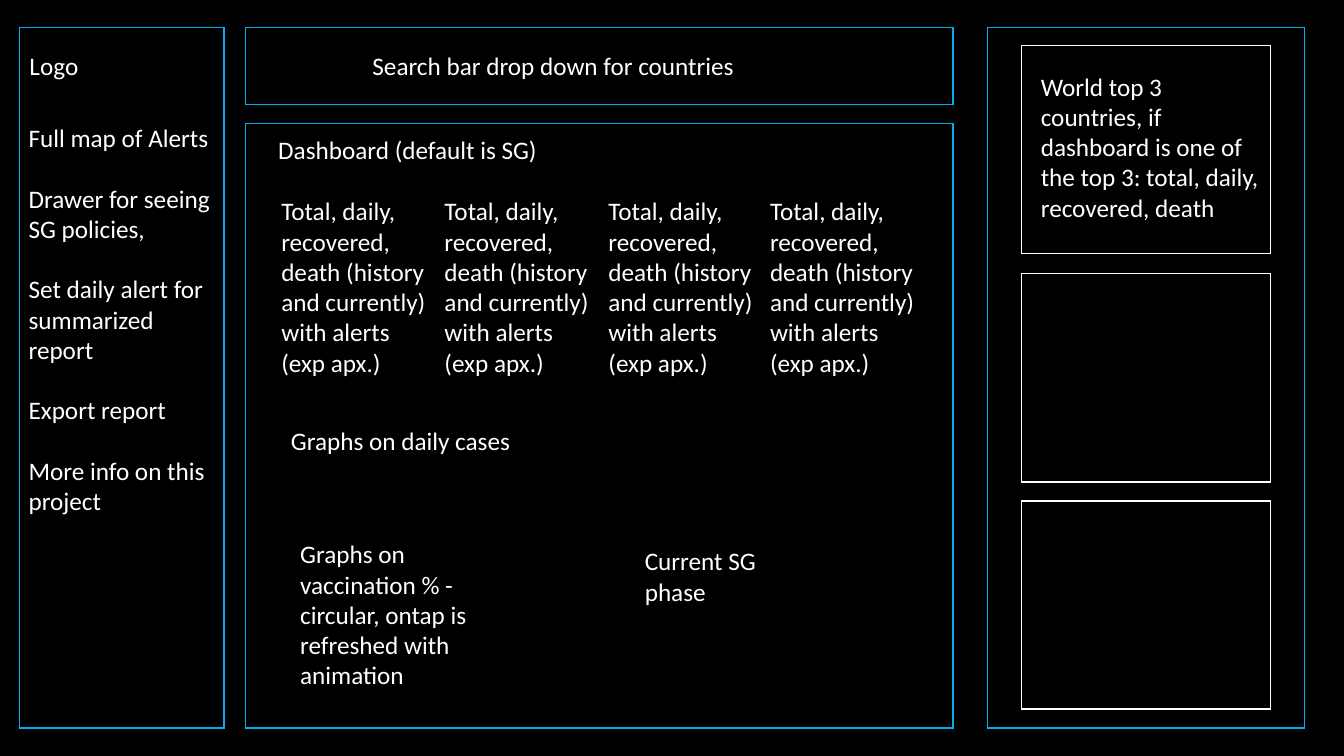
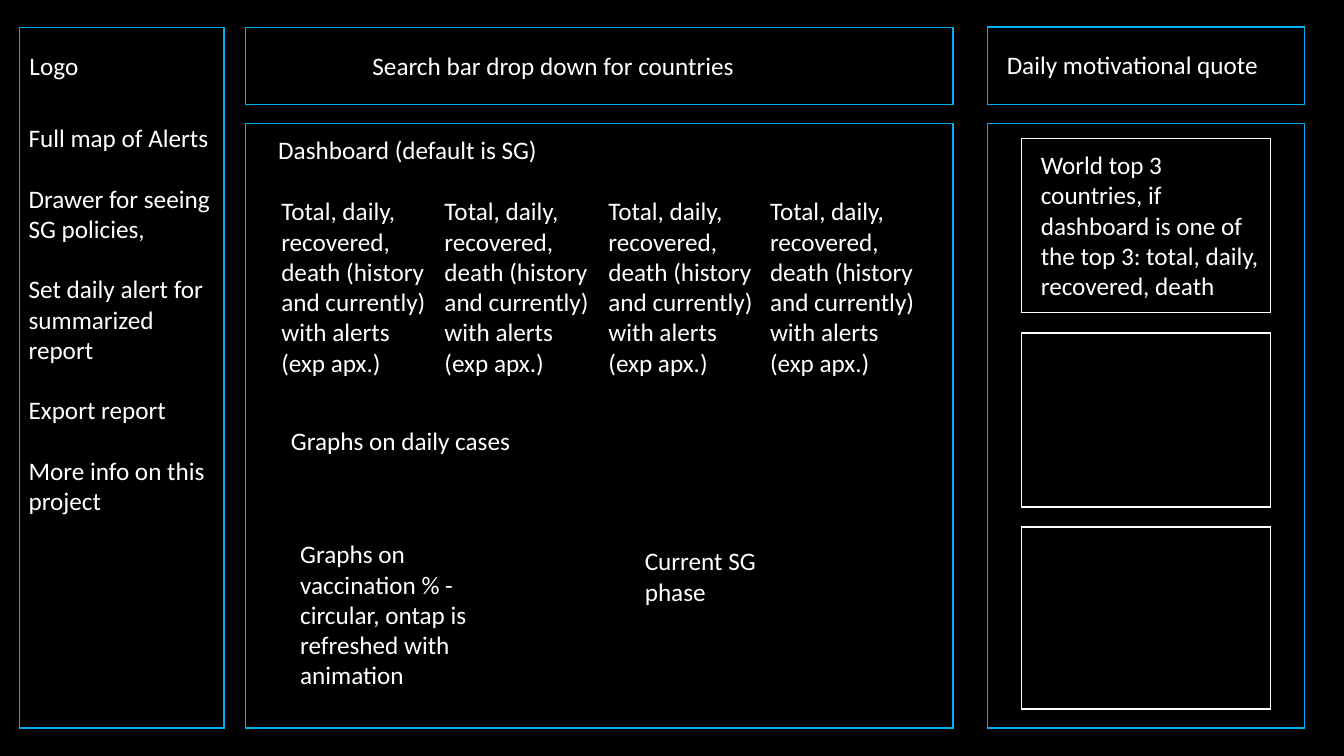
Before and after one commit to Asuraxsoul/Covid19_World, a slide deck: slide 1 of Project Development Notes/Design_Layout.pptx. Drawn at 1344x756 pixels with LibreOffice and Linux fonts; fonts in the diff are those of the drawing. Boxes give left, top, right and bottom in pixels: in the first picture for what was removed or moved away, otherwise in the second. Text is boxed around its words. In the diff, an @@ line names an element or a change of style, - is before the commit and + after.

Commit message:
Created header dashboard

```diff
--- a/Project Development Notes/Design_Layout.pptx
+++ b/Project Development Notes/Design_Layout.pptx
@@ rectangle added at [988,27,1305,105], outline #FF0000 1 pt @@
@@ text added at [1007,56,1257,78], 18 pt, text #FFFFFF @@
+Daily motivational quote
@@ rectangle: place and size @@
-rectangle at [988,27,1305,728]
+rectangle at [988,123,1305,728]
@@ rectangle: place and size @@
-rectangle at [1021,45,1270,254]
+rectangle at [1021,138,1270,313]
@@ text "World top 3 countries, if ...": place and size @@
-text "World top 3 countries, if ..." at [1041,78,1259,220]
+text "World top 3 countries, if ..." at [1041,156,1259,298]
@@ rectangle: place and size @@
-rectangle at [1021,274,1270,483]
+rectangle at [1021,334,1270,508]
@@ rectangle: place and size @@
-rectangle at [1022,501,1271,710]
+rectangle at [1022,527,1271,710]
```
Also in this commit, not shown: 25 other files.
